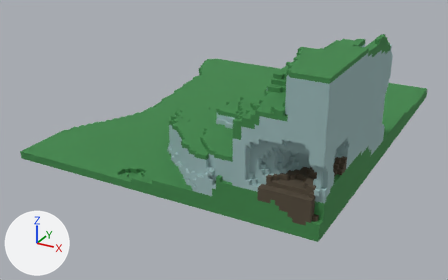
The OBJ model Assets/voxmod/Aether/TerrainPieces-2.obj: old version first, new version second.
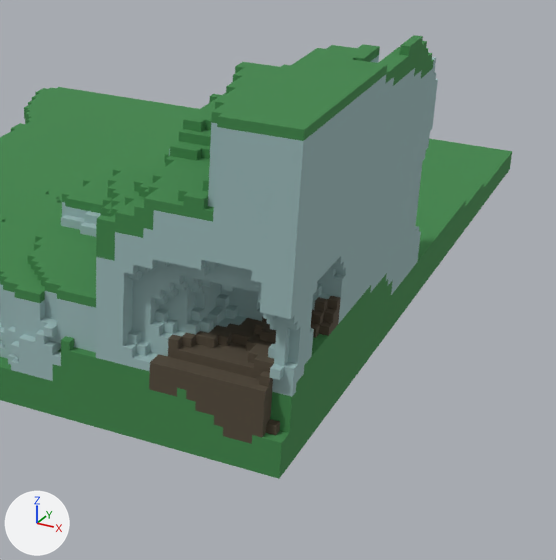
Each version is shown whole from a 50 mm camera at (85.2, -154.1, 70.2) aimed at (6.3, -10.7, -1.5), then close up on the part from 42% to 100% of the width and 6% to 100% of the height. Lighting does not change. The marker at lower left points along +X, +Y and +Z. Where no turn or scale is listed for an object, it has been applied to the vertices. Vertices at the same position are counted once.

The scene before the commit, as lines of its bpy script (objects in view):
```python
me_terrainpieces_2 = bpy.data.meshes.new('TerrainPieces-2')
me_terrainpieces_2.from_pydata(...)  # 3054 vertices, 6118 faces; spans x -33.0..50.0, y -50.0..50.0, z 0.0..35.0
me_terrainpieces_2.materials.append(mat_palette)  # picture img_terrainpieces_2_png
ob_terrainpieces_2 = bpy.data.objects.new('TerrainPieces-2', me_terrainpieces_2)
ob_terrainpieces_2.location = (0.0, 0.0, 0.0)
```
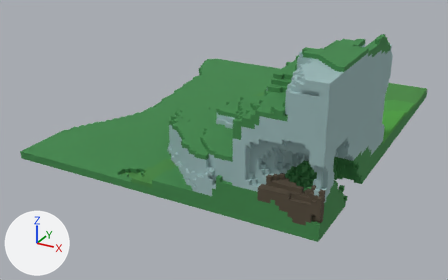
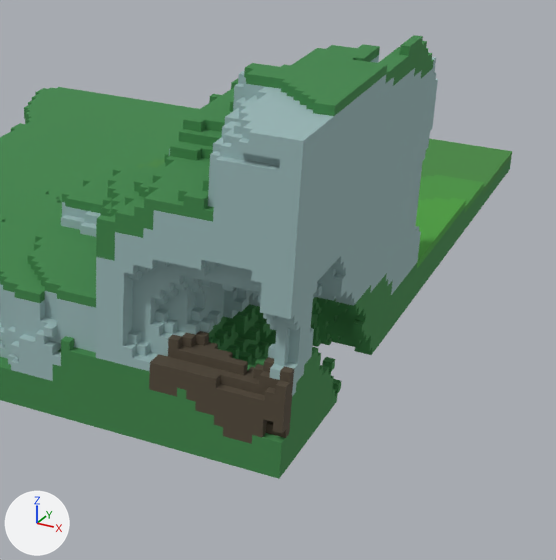
What the commit changed:
me_terrainpieces_2 is used by ob_terrainpieces_2; location (0.0, 0.0, 0.0).
me_terrainpieces_2 had 3054 vertices, 6118 faces and spanned x -33.0..50.0, y -50.0..50.0, z 0.0..35.0.
me_terrainpieces_2 now has 3890 vertices, 7796 faces and spans x -33.0..50.0, y -50.0..50.0, z 0.0..35.0.
me_terrainpieces_2 part 1: 6 vertices moved from x 39.0..43.0, y -50.0..-37.0, z 13.0..35.0 to x 39.0..45.0, y -50.0..-34.0, z 15.0..35.0; 122 vertices removed from x 37.0..50.0, y -50.0..-32.0, z 4.0..35.0; 958 vertices added at x -3.0..50.0, y -50.0..50.0, z 0.0..35.0.
me_terrainpieces_2 part 2: 662 kept faces spanning x -3.0..50.0, y -50.0..50.0, z 1.0..5.0 get new texture (UV) coordinates.

Where the change shows, as pixel boxes [x1, y1, x2, y2] in the close-ups (556 x 560 px):
part 1 of me_terrainpieces_2, built on
    before: [196, 62, 387, 443]
    after: [0, 63, 512, 479]
part 2 of me_terrainpieces_2, surface changed
    both: [416, 174, 484, 262]
